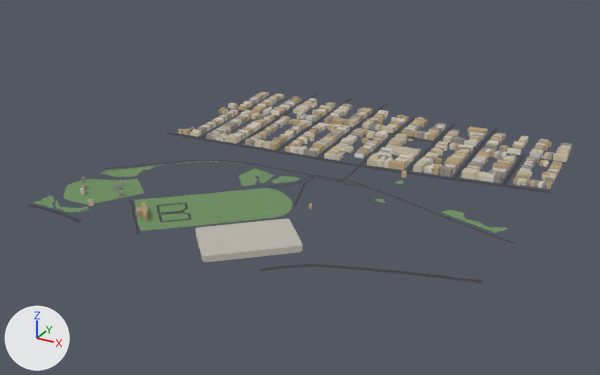
The glTF model public/tiles/tile_6_13.glb: old version first, new version second.
Rendered twice from a 50 mm camera at (-1284.0, -3254.0, 706.0) aimed at (-2020.0, -1915.0, 36.0). Every picture has the same lights, and +X, +Y and +Z are marked at lower left. The older version comes first. Where no turn or scale is listed for an object, it has been applied to the vertices.

In view in the first picture: 'bld_6_13', 'grn_6_13', 'road_6_13'.
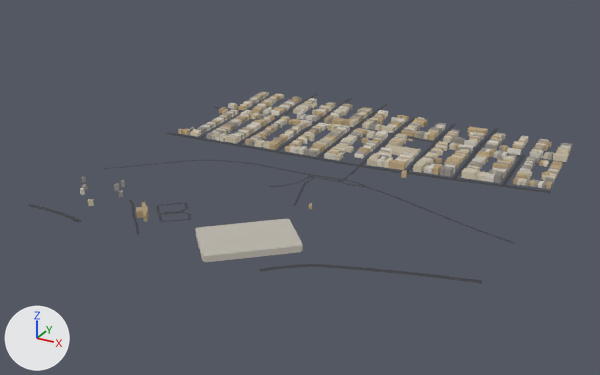
Changed parts and their boxes (x1, y1, x2, y2) in the pictures (600 x 375 px):
'grn_6_13', deleted (green): before (32, 161, 507, 233)

What the commit changed:
Object 'grn_6_13' (ob_grn_6_13) is deleted.
